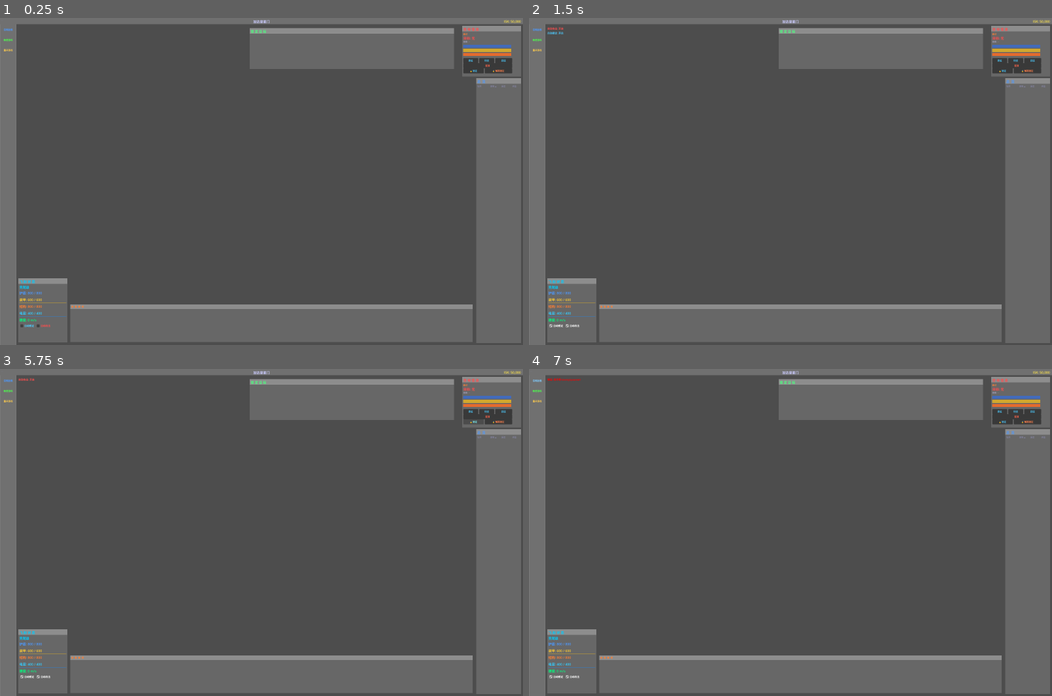
Above: before the commit, frames 1-4 (two rows, left to right).
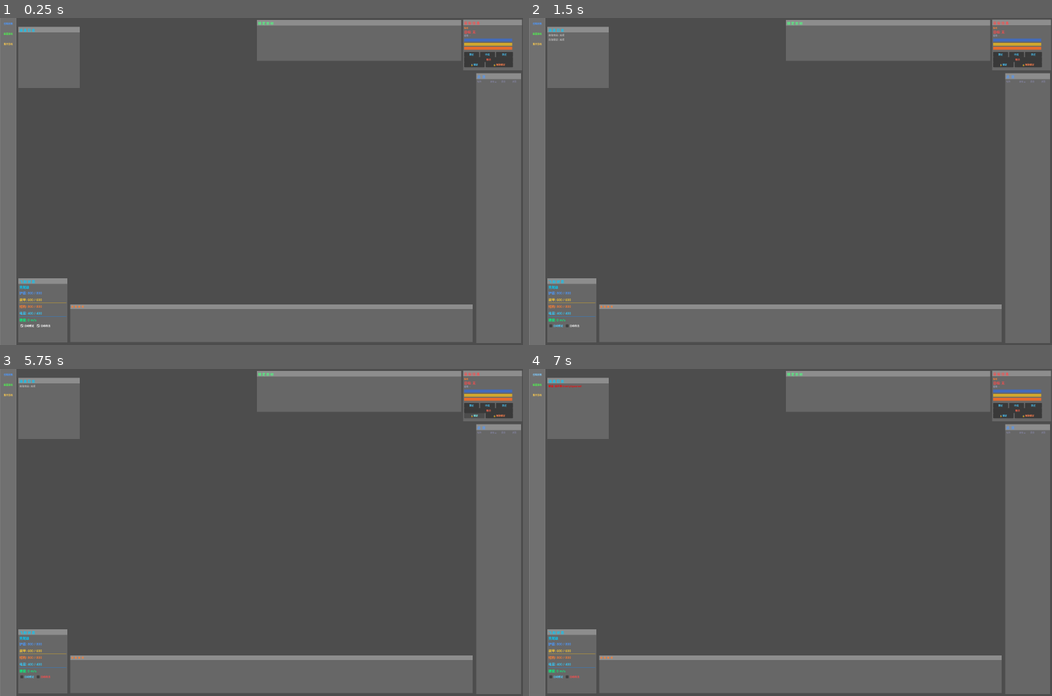
Above: after the commit, the same moments.

Repository: ZhanXuzhao/space-war
Game: Godot game, scene res://scenes/ui/HUD.tscn
Same seed, same stepped clock (60 frames per second), same inputs: the game is played once before the commit and once after it. This scene is started directly instead of the project's main scene. The engine's default icon, where the game draws it, is replaced by a stand-in: a white triangle on a blue panel in a dark square.
Inputs:
- Up to frame 1 (0.25 s): no input
- Up to frame 2 (1.5 s): click "自动锁定" at 0.5 s; click "自动攻击" at 1.25 s
- Up to frame 3 (5.75 s): click "靠近" at 2 s; click "环绕" at 2.75 s; click "跃迁" at 3.5 s; click "取消" at 4.25 s; click "🔒 锁定" at 5 s
- Up to frame 4 (7 s): click "🔓 解除锁定" at 5.75 s; click "召唤敌舰" at 6.5 s

The runs differ from the first frame. In frame 1, 7.6% of the frame differs, in the area x 0-100%, y 0-95%; in frame 2, 7.6%; in frame 3, 7.6%; in frame 4, 7.6%.

Commit message:
fix 激光渲染bug；移除顶部栏；默认自动攻击

Diff:
--- a/scenes/ui/HUD.tscn
+++ b/scenes/ui/HUD.tscn
@@ -24,9 +24,6 @@
 
 [sub_resource type="StyleBoxFlat" id="cap_fill"]
 bg_color = Color(0.1, 0.5, 0.9, 0.8)
-
-[sub_resource type="StyleBoxFlat" id="topbar_style"]
-bg_color = Color(1, 1, 1, 0.2)
 
 [sub_resource type="StyleBoxFlat" id="menubar_style"]
 bg_color = Color(1, 1, 1, 0.2)
@@ -186,10 +183,10 @@
 anchors_preset = 1
 anchor_left = 1.0
 anchor_right = 1.0
-offset_left = -297.0
-offset_top = 38.0
-offset_right = -9.0
-offset_bottom = 286.0
+offset_left = -293.0
+offset_top = 8.0
+offset_right = -5.0
+offset_bottom = 256.0
 grow_horizontal = 0
 theme_override_styles/panel = SubResource("overview_bg")
 script = ExtResource("2_draggable")
@@ -371,54 +368,13 @@
 theme_override_font_sizes/font_size = 11
 text = "🔓 解除锁定"
 
-[node name="TopBar" type="Panel" parent="." unique_id=1006633197]
-anchors_preset = 10
-anchor_right = 1.0
-offset_bottom = 30.0
-theme_override_styles/panel = SubResource("topbar_style")
-
-[node name="LocationLabel" type="Label" parent="TopBar" unique_id=1266747231]
-layout_mode = 0
-anchor_left = 0.5
-anchor_right = 0.5
-offset_left = -150.0
-offset_top = 5.0
-offset_right = 150.0
-offset_bottom = 25.0
-theme_override_colors/font_color = Color(0.8, 0.8, 1, 1)
-text = "加达里星门"
-horizontal_alignment = 1
-
-[node name="ISKLabel" type="Label" parent="TopBar" unique_id=992268502]
-layout_mode = 1
-anchors_preset = 10
-anchor_right = 1.0
-offset_left = 10.0
-offset_top = 5.0
-offset_right = -10.0
-offset_bottom = 25.0
-grow_horizontal = 2
-theme_override_colors/font_color = Color(1, 0.9, 0.3, 1)
-text = "ISK: 50,000"
-horizontal_alignment = 2
-
-[node name="CamDistLabel" type="Label" parent="TopBar" unique_id=733508391]
-layout_mode = 0
-offset_left = 5.0
-offset_top = 5.0
-offset_right = 180.0
-offset_bottom = 25.0
-theme_override_colors/font_color = Color(0.5, 0.5, 0.6, 0.8)
-theme_override_font_sizes/font_size = 10
-text = "---"
-
 [node name="OverviewPanel" type="Panel" parent="." unique_id=1840853210]
 anchors_preset = 11
 anchor_left = 1.0
 anchor_right = 1.0
 anchor_bottom = 1.0
 offset_left = -229.0
-offset_top = 294.0
+offset_top = 271.0
 offset_right = -10.0
 offset_bottom = -10.0
 grow_horizontal = 0
@@ -533,8 +489,8 @@
 [node name="MenuPanel" type="Panel" parent="." unique_id=1968127148]
 anchors_preset = 9
 anchor_bottom = 1.0
-offset_top = 30.0
 offset_right = 80.0
+grow_vertical = 2
 theme_override_styles/panel = SubResource("menubar_style")
 
 [node name="SpawnButton" type="Button" parent="MenuPanel" unique_id=1968127149]
@@ -576,15 +532,79 @@
 text = "重开游戏"
 flat = true
 
-[node name="MessageLog" type="VBoxContainer" parent="." unique_id=2108244219]
+[node name="MessageLog" type="Panel" parent="." unique_id=2108244219]
 custom_minimum_size = Vector2(300, 300)
 offset_left = 90.0
 offset_top = 43.0
 offset_right = 303.0
 offset_bottom = 343.0
-size_flags_horizontal = 0
-size_flags_vertical = 0
-mouse_filter = 2
+theme_override_styles/panel = SubResource("overview_bg")
+script = ExtResource("2_draggable")
+min_width = 200.0
+min_height = 100.0
+metadata/_edit_group_ = true
+
+[node name="HandleLeft" type="Control" parent="MessageLog" unique_id=654870692]
+anchors_preset = 0
+anchor_bottom = 1.0
+offset_left = -4.0
+offset_right = 4.0
+mouse_default_cursor_shape = 10
+
+[node name="HandleRight" type="Control" parent="MessageLog" unique_id=1434806449]
+anchors_preset = 0
+anchor_left = 1.0
+anchor_right = 1.0
+anchor_bottom = 1.0
+offset_left = -4.0
+offset_right = 4.0
+mouse_default_cursor_shape = 10
+
+[node name="HandleTop" type="Control" parent="MessageLog" unique_id=1548409439]
+anchors_preset = 0
+anchor_right = 1.0
+offset_top = -4.0
+offset_bottom = 4.0
+mouse_default_cursor_shape = 9
+
+[node name="HandleBottom" type="Control" parent="MessageLog" unique_id=1347900929]
+anchors_preset = 0
+anchor_top = 1.0
+anchor_right = 1.0
+anchor_bottom = 1.0
+offset_top = -4.0
+offset_bottom = 4.0
+mouse_default_cursor_shape = 9
+
+[node name="HeaderBg" type="Panel" parent="MessageLog" unique_id=997934455]
+layout_mode = 0
+anchor_right = 1.0
+offset_bottom = 28.0
+theme_override_styles/panel = SubResource("overview_header_bg")
+
+[node name="HeaderLabel" type="Label" parent="MessageLog/HeaderBg" unique_id=1213984152]
+layout_mode = 0
+anchor_right = 1.0
+offset_left = 5.0
+offset_top = 4.0
+offset_right = -5.0
+offset_bottom = 24.0
+theme_override_colors/font_color = Color(0, 0.8, 1, 1)
+text = "消 息 日 志"
+
+[node name="ScrollContainer" type="ScrollContainer" parent="MessageLog" unique_id=1119828724]
+layout_mode = 0
+anchor_right = 1.0
+anchor_bottom = 1.0
+offset_left = 5.0
+offset_top = 32.0
+offset_right = -5.0
+offset_bottom = -5.0
+
+[node name="MessageList" type="VBoxContainer" parent="MessageLog/ScrollContainer" unique_id=504407993]
+layout_mode = 2
+size_flags_horizontal = 3
+size_flags_vertical = 3
 
 [node name="OverviewContextMenu" type="PopupMenu" parent="." unique_id=1187790722]
 oversampling_override = 1.0
@@ -595,10 +615,10 @@
 anchors_preset = 1
 anchor_left = 1.0
 anchor_right = 1.0
-offset_left = -1338.0
-offset_top = 49.0
-offset_right = -338.0
-offset_bottom = 249.0
+offset_left = -1302.0
+offset_top = 9.0
+offset_right = -302.0
+offset_bottom = 209.0
 grow_horizontal = 0
 theme_override_styles/panel = SubResource("overview_bg")
 script = ExtResource("2_draggable")
--- a/scripts/combat/Weapon.gd
+++ b/scripts/combat/Weapon.gd
@@ -159,7 +159,7 @@
 	_render_laser_beam()
 	laser_beam.visible = true
 
-## 更新激光光束位置
+## 更新激光光束位置（每帧刷新起点 = 炮口实时位置）
 func _update_laser_beam_position() -> void:
 	if laser_track_target and laser_track_target.is_alive:
 		# 命中：持续追踪目标当前位置
@@ -170,7 +170,9 @@
 		laser_beam.visible = false
 		laser_beam_timer = 0.0
 		laser_track_target = null
-	# 未命中：保持固定偏移位置不变
+	else:
+		# 未命中：起点随炮口实时刷新，终点保持固定偏移
+		_render_laser_beam()
 
 ## 渲染激光光束（从炮口到 end_pos）
 func _render_laser_beam() -> void:
--- a/scripts/ui/HUD.gd
+++ b/scripts/ui/HUD.gd
@@ -27,9 +27,7 @@
 @export var shield_text_label: Label
 @export var armor_text_label: Label
 @export var hull_text_label: Label
-@export var isk_label: Label
 @export var cargo_label: Label
-@export var location_label: Label
 @export var auto_lock_check: CheckBox
 @export var auto_attack_check: CheckBox
 @export var message_log: VBoxContainer
@@ -37,7 +35,6 @@
 @export var spawn_button: Button
 @export var new_game_button: Button
 @export var restart_game_button: Button
-@export var cam_dist_label: Label
 @export var menu_panel: Panel
 @export var btn_lock: Button
 @export var btn_unlock: Button
@@ -63,8 +60,8 @@
 const AUTO_LOCK_INTERVAL: float = 1.0
 var _auto_attack_timer: float = 0.0
 const AUTO_ATTACK_INTERVAL: float = 1.0
-var _auto_lock_enabled: bool = false
-var _auto_attack_enabled: bool = false
+var _auto_lock_enabled: bool = true
+var _auto_attack_enabled: bool = true
 
 var player_ship: PlayerShip = null
 var global_ref: Node
@@ -107,7 +104,6 @@
 	btn_unlock = get_node_or_null("TargetPanel/BtnUnlock") as Button
 	locked_panel = get_node_or_null("LockedPanel") as Control
 	locked_list = get_node_or_null("LockedPanel/ScrollContainer/LockedList") as HBoxContainer
-	cam_dist_label = get_node_or_null("TopBar/CamDistLabel") as Label
 	# 手动查找装备面板
 	equipment_panel = get_node_or_null("EquipmentPanel") as Panel
 	equipment_list = get_node_or_null("EquipmentPanel/ScrollContainer/EquipmentList") as HBoxContainer
@@ -149,10 +145,10 @@
 	if not restart_game_button:
 		restart_game_button = get_node_or_null("MenuPanel/RestartGameButton") as Button
 	if not message_log:
-		message_log = get_node_or_null("MessageLog") as VBoxContainer
+		message_log = get_node_or_null("MessageLog/ScrollContainer/MessageList") as VBoxContainer
 
 	# 连接 DraggablePanel 布局变更信号 → 保存面板位置
-	for panel_name in ["OverviewPanel", "TargetPanel", "ShipStatusPanel", "LockedPanel", "EquipmentPanel"]:
+	for panel_name in ["OverviewPanel", "TargetPanel", "ShipStatusPanel", "LockedPanel", "EquipmentPanel", "MessageLog"]:
 		var p = get_node_or_null(panel_name)
 		if p and p.has_signal("layout_changed"):
 			p.layout_changed.connect(_save_panel_layout)
@@ -187,14 +183,6 @@
 
 	_find_player()
 
-	if global_ref:
-		if global_ref.has_signal("isk_changed"):
-			global_ref.isk_changed.connect(_on_isk_changed)
-		if global_ref.has_signal("location_changed"):
-			global_ref.location_changed.connect(_on_location_changed)
-
-	_update_isk_display()
-	_update_location_display()
 	_update_overview()
 
 	# 连接右键菜单
@@ -269,7 +257,6 @@
 	if player_ship and is_inside_tree():
 		_update_speed()
 		_update_target_distance()
-		_update_cam_dist()
 
 	# 定时更新总览
 	overview_update_timer += delta
@@ -309,7 +296,6 @@
 	_update_speed()
 	if ship_name_label and global_ref:
 		ship_name_label.text = global_ref.player_ship_data.get("name", "秃鹫级")
-	_update_isk_display()
 
 func _update_shield(current: float, max_value: float) -> void:
 	if shield_bar:
@@ -1278,6 +1264,12 @@
 		cfg.set_value("EquipmentPanel", "offset_top", weapon.offset_top)
 		cfg.set_value("EquipmentPanel", "offset_right", weapon.offset_right)
 		cfg.set_value("EquipmentPanel", "offset_bottom", weapon.offset_bottom)
+	var msg_log = get_node_or_null("MessageLog")
+	if msg_log:
+		cfg.set_value("MessageLog", "offset_left", msg_log.offset_left)
+		cfg.set_value("MessageLog", "offset_top", msg_log.offset_top)
+		cfg.set_value("MessageLog", "offset_right", msg_log.offset_right)
+		cfg.set_value("MessageLog", "offset_bottom", msg_log.offset_bottom)
 	# 保存自动锁定/攻击勾选状态
 	if auto_lock_check:
 		cfg.set_value("AutoSettings", "auto_lock", auto_lock_check.button_pressed)
@@ -1288,6 +1280,13 @@
 func _load_panel_layout() -> void:
 	var cfg = ConfigFile.new()
 	if cfg.load(PANEL_SAVE_PATH) != OK:
+		# 没有存档：自动锁定/攻击默认开启
+		_auto_lock_enabled = true
+		_auto_attack_enabled = true
+		if auto_lock_check:
+			auto_lock_check.set_pressed_no_signal(true)
+		if auto_attack_check:
+			auto_attack_check.set_pressed_no_signal(true)
 		return
 	var overview = get_node_or_null("OverviewPanel")
 	var target = get_node_or_null("TargetPanel")
@@ -1324,6 +1323,13 @@
 			weapon.offset_top = cfg.get_value("EquipmentPanel", "offset_top")
 			weapon.offset_right = cfg.get_value("EquipmentPanel", "offset_right")
 			weapon.offset_bottom = cfg.get_value("EquipmentPanel", "offset_bottom")
+	var msg_log = get_node_or_null("MessageLog")
+	if msg_log:
+		if cfg.has_section_key("MessageLog", "offset_left"):
+			msg_log.offset_left = cfg.get_value("MessageLog", "offset_left")
+			msg_log.offset_top = cfg.get_value("MessageLog", "offset_top")
+			msg_log.offset_right = cfg.get_value("MessageLog", "offset_right")
+			msg_log.offset_bottom = cfg.get_value("MessageLog", "offset_bottom")
 
 	# 加载自动锁定/攻击勾选状态
 	if cfg.has_section_key("AutoSettings", "auto_lock"):
@@ -1338,13 +1344,6 @@
 			auto_attack_check.set_pressed_no_signal(val)
 
 ## ====== 消息与信息 ======
-
-func _update_cam_dist() -> void:
-	if not cam_dist_label or not player_ship:
-		return
-	if player_ship.has_method("get_cam_distance"):
-		var dist = player_ship.get_cam_distance()
-		cam_dist_label.text = "镜头: " + _format_distance(dist)
 
 func add_message(text: String, color: Color = Color.WHITE) -> void:
 	if not message_log:
@@ -1368,27 +1367,3 @@
 ## 接收战斗日志消息并显示到UI
 func _on_combat_log(message: String, color: Color) -> void:
 	add_message(message, color)
-
-func _on_isk_changed(_value: int) -> void:
-	_update_isk_display()
-
-func _on_location_changed(_location_name: String) -> void:
-	_update_location_display()
-
-func _update_isk_display() -> void:
-	if isk_label and global_ref:
-		isk_label.text = "ISK: %s" % _format_isk(global_ref.player_isk)
-
-func _update_location_display() -> void:
-	if location_label and global_ref:
-		location_label.text = global_ref.player_location
-
-static func _format_isk(amount: int) -> String:
-	if amount >= 1000000000:
-		return "%.2f B" % (amount / 1000000000.0)
-	elif amount >= 1000000:
-		return "%.2f M" % (amount / 1000000.0)
-	elif amount >= 1000:
-		return "%.2f K" % (amount / 1000.0)
-	else:
-		return str(amount)
